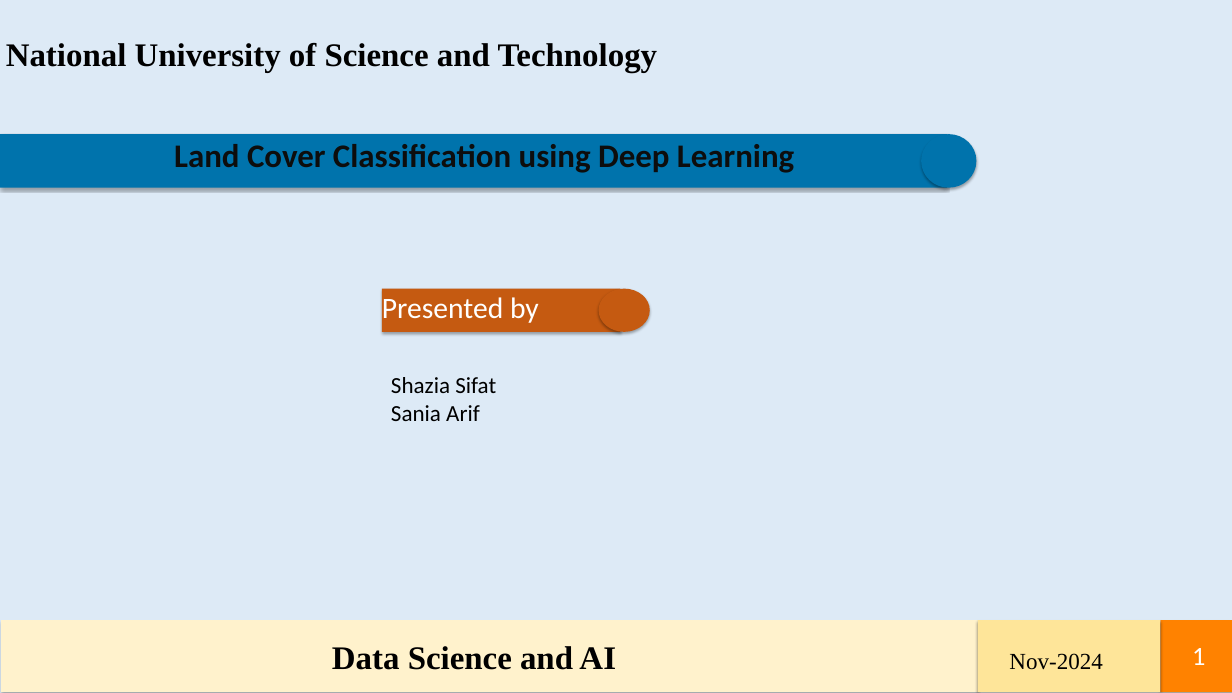
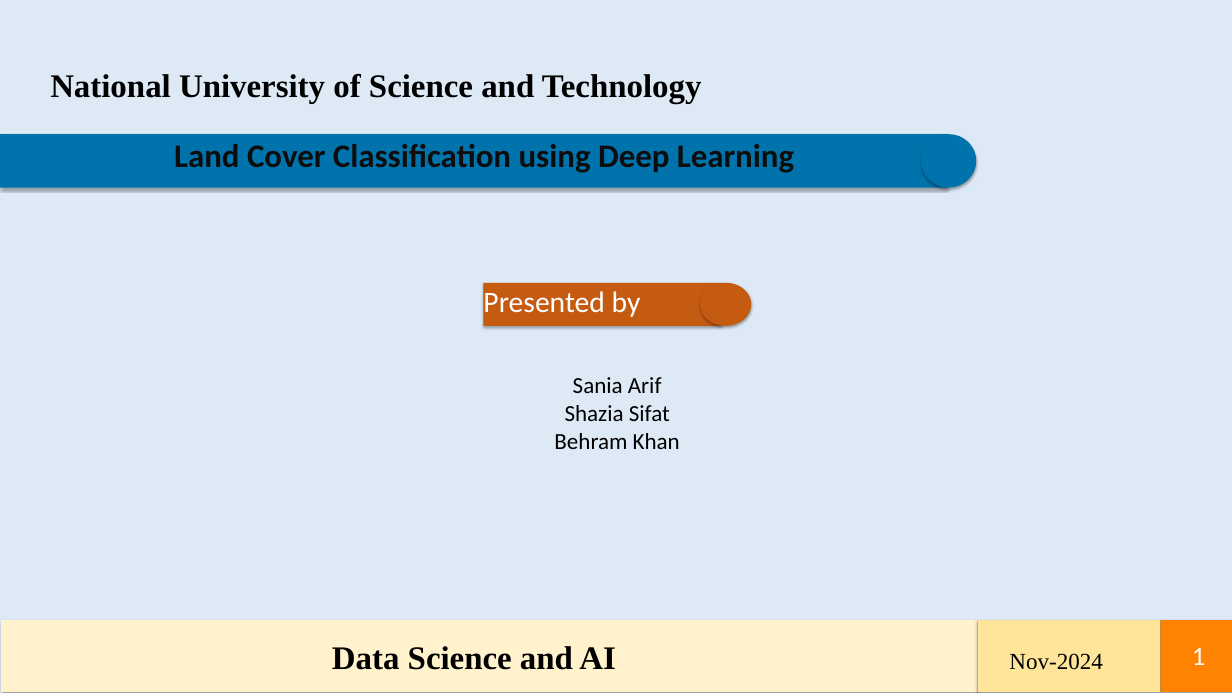
Before and after one commit to Her-Art/DSAI-Capstone-Project, a slide deck: slide 1 of LCC_Capstone_Project.pptx. Drawn at 1232x693 pixels with LibreOffice and Linux fonts; fonts in the diff are those of the drawing. Boxes give left, top, right and bottom in pixels: in the first picture for what was removed or moved away, otherwise in the second. Text is boxed around its words. In the diff, an @@ line names an element or a change of style, - is before the commit and + after.

```diff
--- a/LCC_Capstone_Project.pptx
+++ b/LCC_Capstone_Project.pptx
@@ text "National University of Science and ...": place and size @@
-text "National University of Science and ..." at (6,43,658,72)
+text "National University of Science and ..." at (50,74,702,103)
@@ freeform shape "Presented by": place and size @@
-freeform shape "Presented by" at (382,289,620,332)
+freeform shape "Presented by" at (484,283,722,326)
@@ freeform shape: place and size @@
-freeform shape at (599,289,649,332)
+freeform shape at (700,283,751,326)
@@ text at (573,377,662,393): paragraph added @@
+Sania Arif
@@ text at (565,405,670,421): alignment left to centre @@
@@ text at (554,433,680,449): text changed @@
-Sania Arif
+Behram Khan
@@ freeform shape at (1,620,978,692): outline redrawn @@
@@ freeform shape at (1160,620,1232,692): outline redrawn @@
```
Also in this commit, not shown: 6 other slides changed, 4 slides added, 1 other file.
